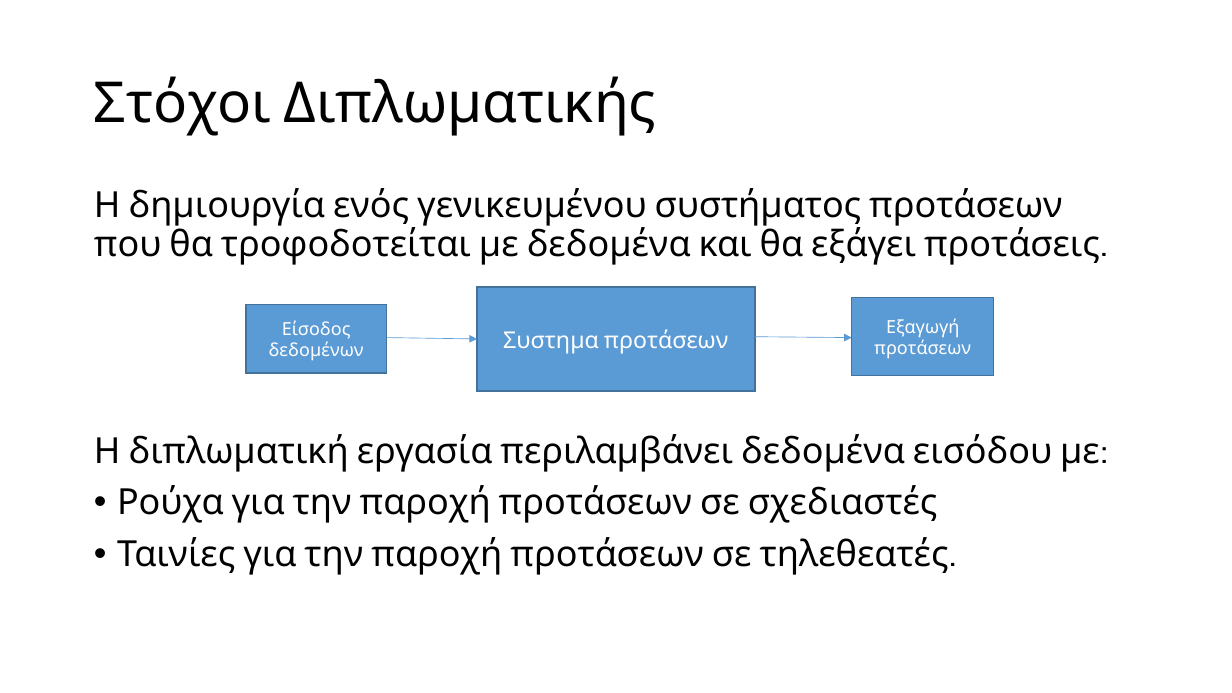
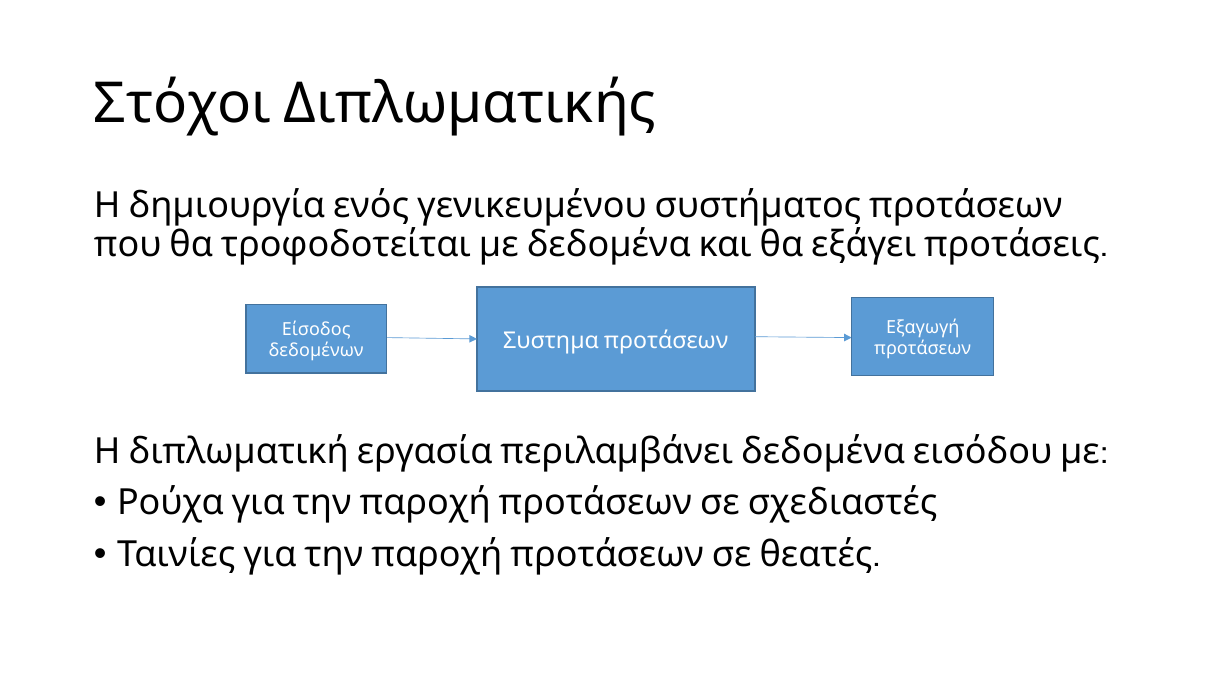
Before and after one commit to mpountou/General-Recommendation-Engine, a slide deck: slide 6 of παρουσίαση.pptx. Drawn at 1232x693 pixels with LibreOffice and Linux fonts; fonts in the diff are those of the drawing. Boxes give left, top, right and bottom in pixels: in the first picture for what was removed or moved away, otherwise in the second. Text is boxed around its words. In the diff, an @@ line names an element or a change of style, - is before the commit and + after.

```diff
--- a/παρουσίαση.pptx
+++ b/παρουσίαση.pptx
@@ text at bbox=[117, 537, 873, 575]: text changed @@
-• Ταινίες για την παροχή προτάσεων σε τηλεθεατές.
+• Ταινίες για την παροχή προτάσεων σε θεατές.
```
Also in this commit, not shown: 4 other slides changed.
